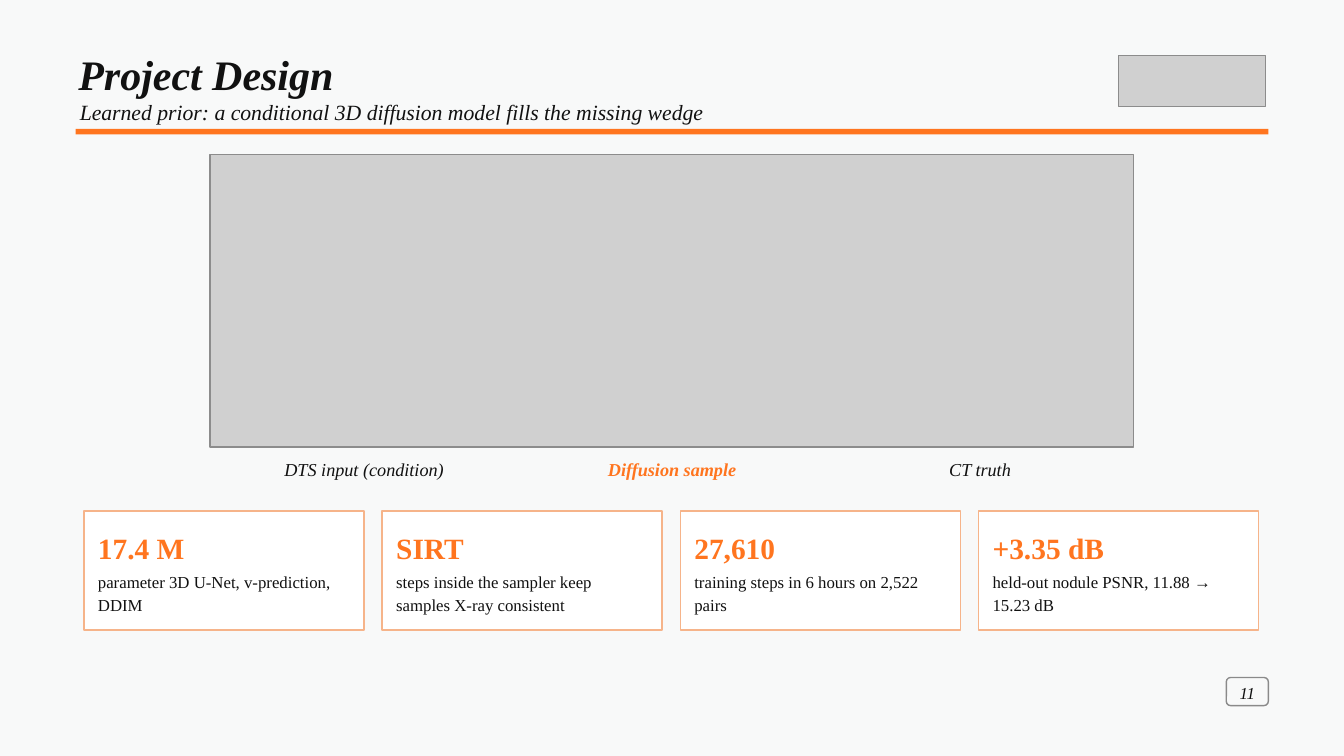
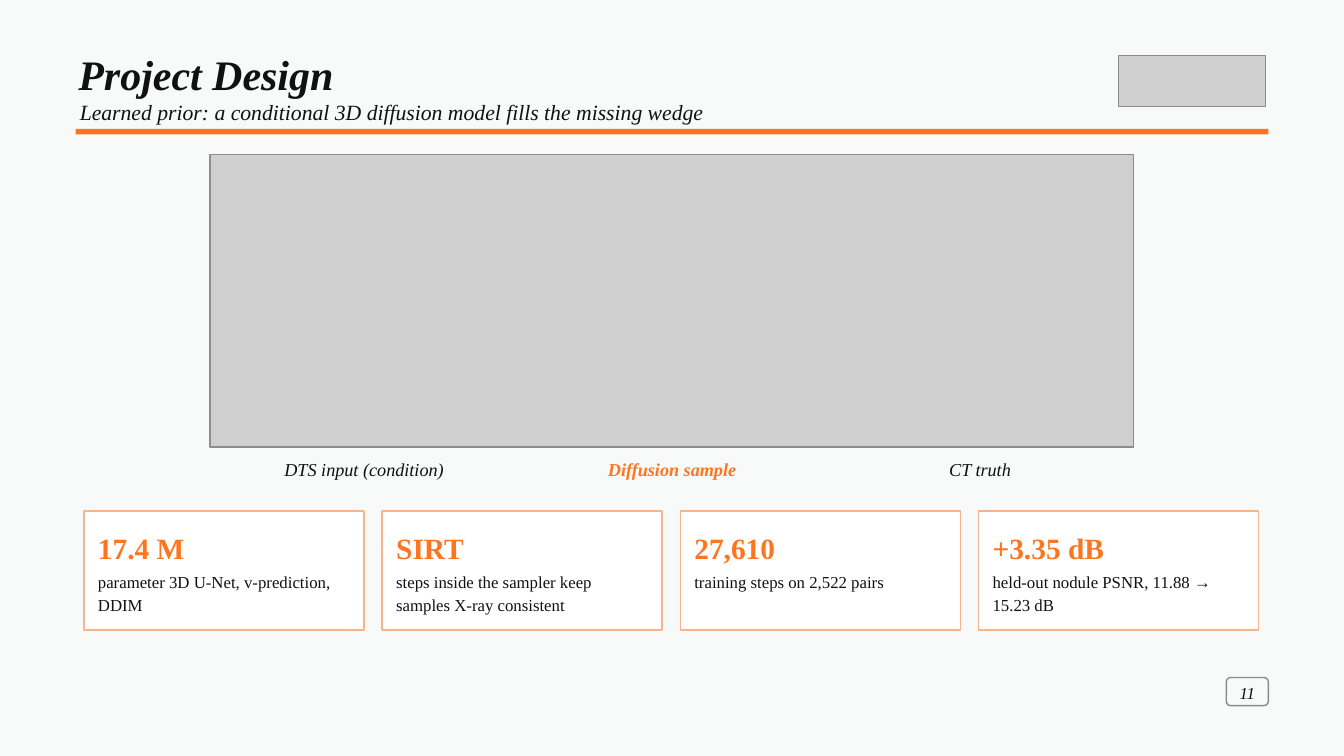
Before and after one commit to tcsquanta/medlift3d, a slide deck: slide 16 of report/MedLift3D_Defense.pptx. Drawn at 1344x756 pixels with LibreOffice and Linux fonts; fonts in the diff are those of the drawing; grey boxes stand for pictures. Boxes give left, top, right and bottom in pixels: in the first picture for what was removed or moved away, otherwise in the second. Text is boxed around its words. In the diff, an @@ line names an element or a change of style, - is before the commit and + after.

```diff
--- a/report/MedLift3D_Defense.pptx
+++ b/report/MedLift3D_Defense.pptx
@@ text at (x1=694, y1=577, x2=884, y2=592): text changed @@
-training steps in 6 hours on 2,522 pairs
+training steps on 2,522 pairs
```
Also in this commit, not shown: 2 other slides changed, 8 other files.
